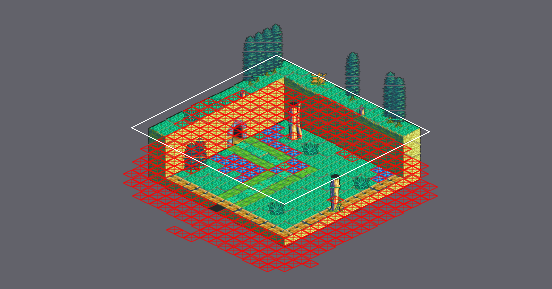
An edit to a level. Tiled map, Final_Fantasy_Mystery_World/Game/assets/maps/Tutorial_Diagonal.tmx. Above, an overview of the earlier version with the close-up marked.
Close-up. As it was:
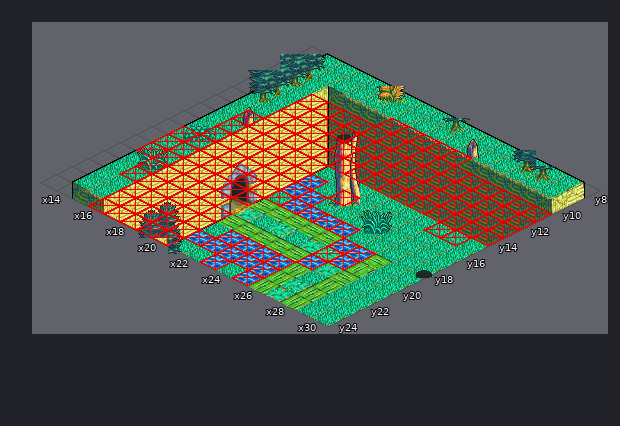
Cells are 32x16 px. Isometric: x runs down to the right, y down to the left. Shown: x 13..30, y 8..24. The commit also changed other parts of the map, which this record leaves out.
New version:
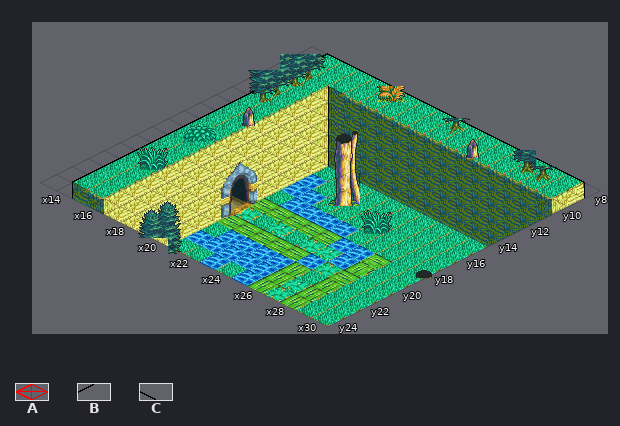
Key: from "tutorial_tileset": A 4, B 168, C 169 turned 180.
_ is an empty cell.
Message: Shadow removed parcially
The exact change:
Layer "Shadow":
y 14: x 21..30 CCCCCCCCCC -> __________
y 15..19: x 21 B -> _
y 21..24: x 21 B -> _
Layer "Collider" (now hidden):
y 10: x 20..24 AAAAA -> _____
y 11..13: x 16..30 AAAAAAAAAAAAAAA -> _______________
y 14: x 15..30 AAAAAAAAAAAAAAAA -> ________________
y 15: x 15..20 AAAAAA -> ______; x 28..29 AA -> __
y 16: x 15..21 AAAAAAA -> _______; x 23 A -> _
y 17: x 14..22 AAAAAAAAA -> _________
y 18: x 14..25 AAAAAAAAAAAA -> ____________
y 19: x 14..20 AAAAAAA -> _______; x 26..27 AA -> __
y 20: x 15..19 AAAAA -> _____; x 26..27 AA -> __
y 21: x 15..20 AAAAAA -> ______; x 26 A -> _
y 22: x 16..20 AAAAA -> _____; x 22..25 AAAA -> ____
y 23: x 16..25 AAAAAAAAAA -> __________
y 24: x 16..20 AAAAA -> _____; x 23 A -> _; x 25 A -> _
